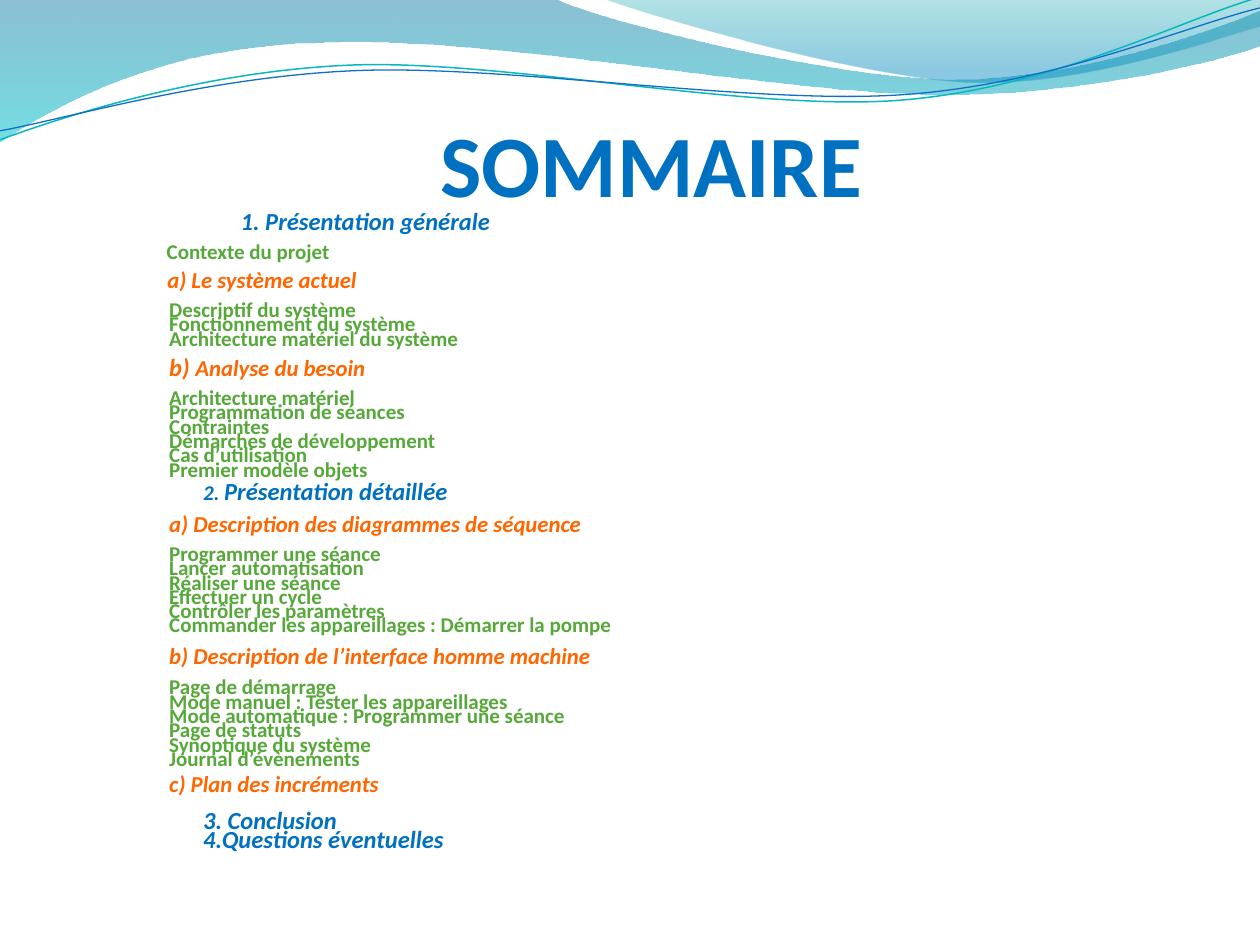
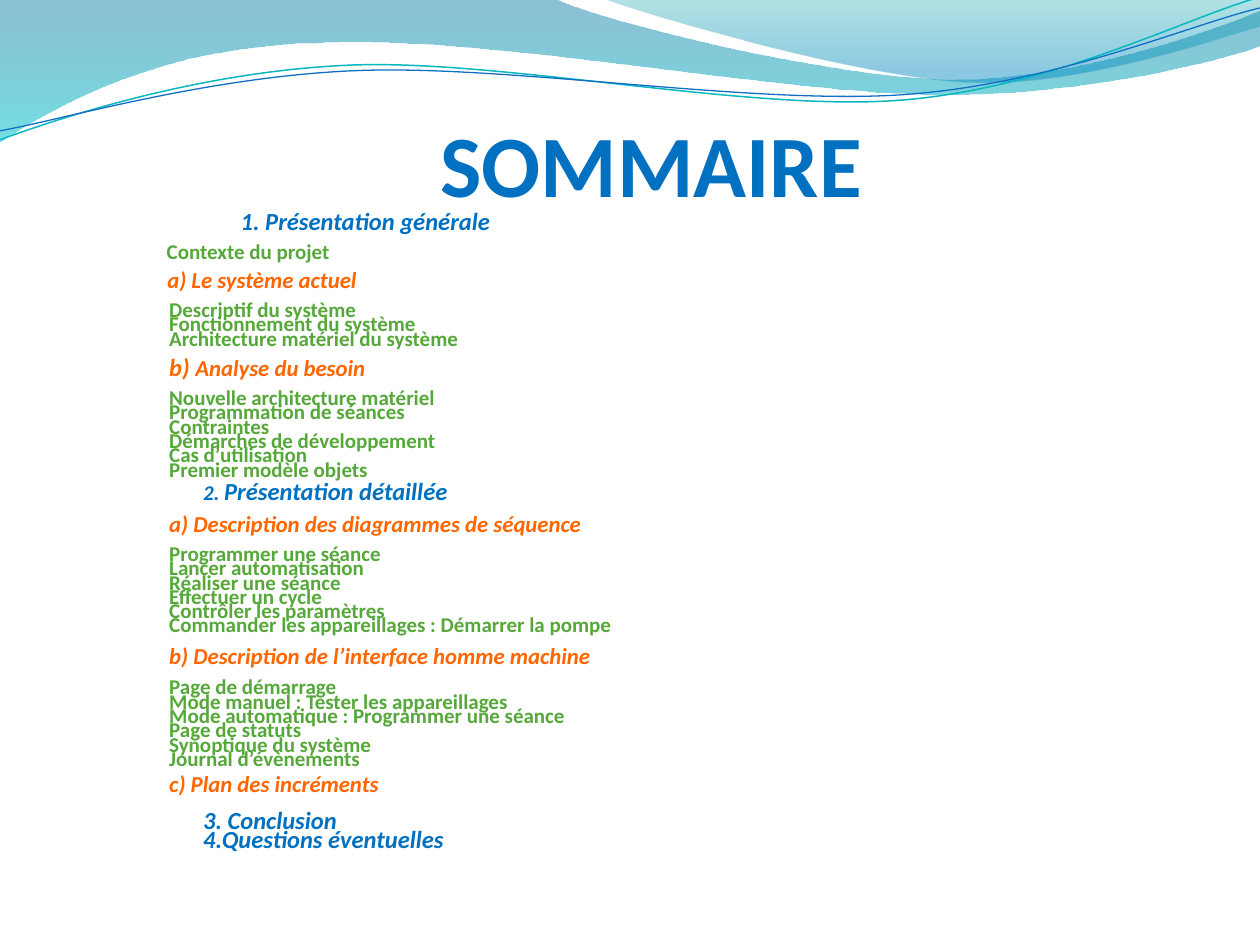
Before and after one commit to hardware/AscenseurPoissons, a slide deck: slide 2 of REVUES/REVUE ANALYSE/RevueAnalysePPT.pptx. Drawn at 1260x945 pixels with LibreOffice and Linux fonts; fonts in the diff are those of the drawing; background and template pictures are left out. Boxes give left, top, right and bottom in pixels: in the first picture for what was removed or moved away, otherwise in the second. Text is boxed around its words. In the diff, an @@ line names an element or a change of style, - is before the commit and + after.

```diff
--- a/REVUES/REVUE ANALYSE/RevueAnalysePPT.pptx
+++ b/REVUES/REVUE ANALYSE/RevueAnalysePPT.pptx
@@ text at bbox=[169, 390, 434, 412]: text changed @@
-    Architecture matériel
+    Nouvelle architecture matériel
```
Also in this commit, not shown: 7 other slides changed, 4 slides added.
